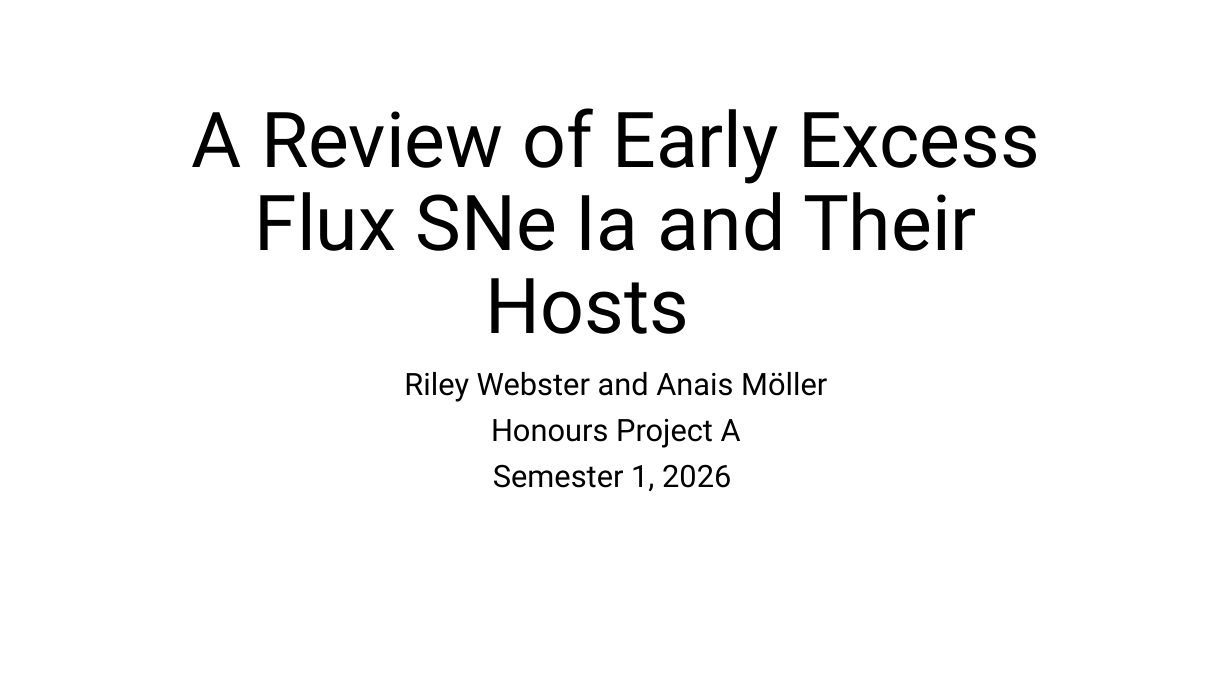
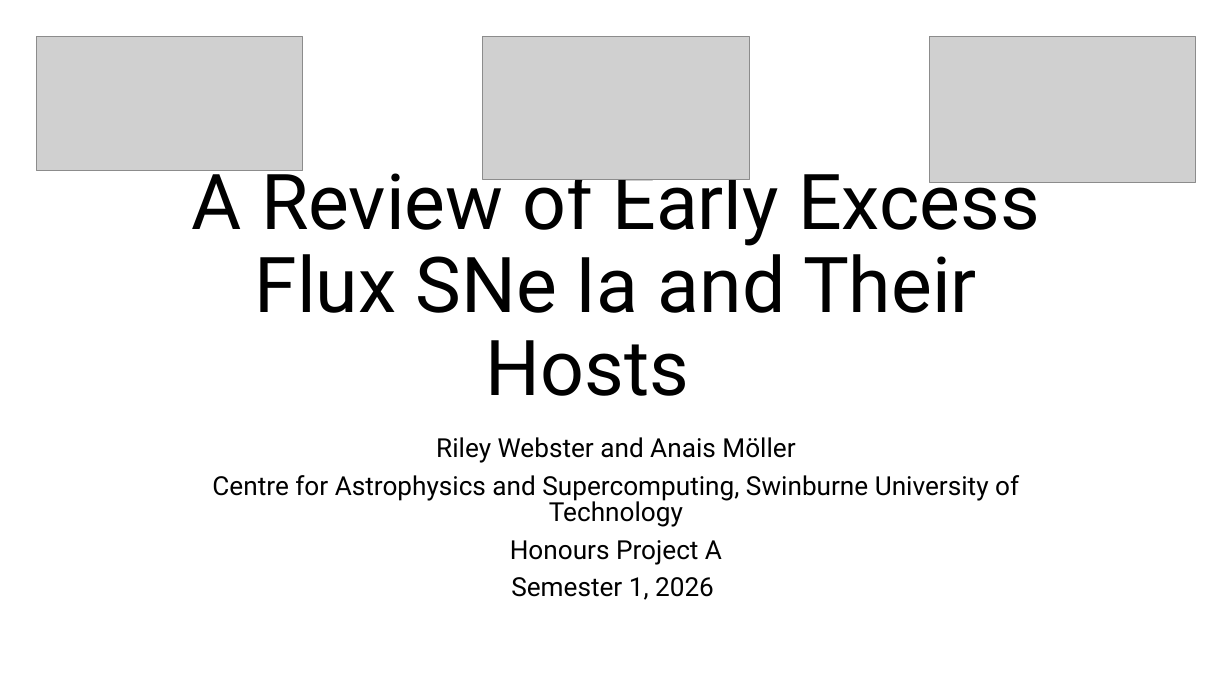
Before and after one commit to Webd0g/Honours_Project, a slide deck: slide 1 of Oral_presentation/Oral_Presentation.pptx. Drawn at 1232x693 pixels with LibreOffice and Linux fonts; fonts in the diff are those of the drawing; grey boxes stand for pictures; background and template pictures are left out. Boxes give left, top, right and bottom in pixels: in the first picture for what was removed or moved away, otherwise in the second. Text is boxed around its words. In the diff, an @@ line names an element or a change of style, - is before the commit and + after.

```diff
--- a/Oral_presentation/Oral_Presentation.pptx
+++ b/Oral_presentation/Oral_Presentation.pptx
@@ picture added at [36,36,302,171] @@
@@ picture added at [483,36,750,179] @@
@@ picture added at [930,36,1196,182] @@
@@ title "A Review of Early Excess ..." rewrapped from [192,108,1040,334] to [192,159,1040,396] @@
@@ subtitle "Riley Webster and Anais Möller": place and size @@
-subtitle "Riley Webster and Anais Möller" at [404,372,827,491]
+subtitle "Riley Webster and Anais Möller" at [212,437,1019,600]
@@ subtitle at [436,437,795,600]: size 24 to 20.4 pt in "Riley Webster and Anais Möller", "Honours Project A", "Semester 1, 2026"; line spacing 0.9 to 0.8 @@
@@ subtitle at [212,475,1019,527]: paragraph added @@
+Centre for Astrophysics and Supercomputing, Swinburne University of Technology
```
Also in this commit, not shown: 6 other slides changed, 2 slides added, 20 other files.
